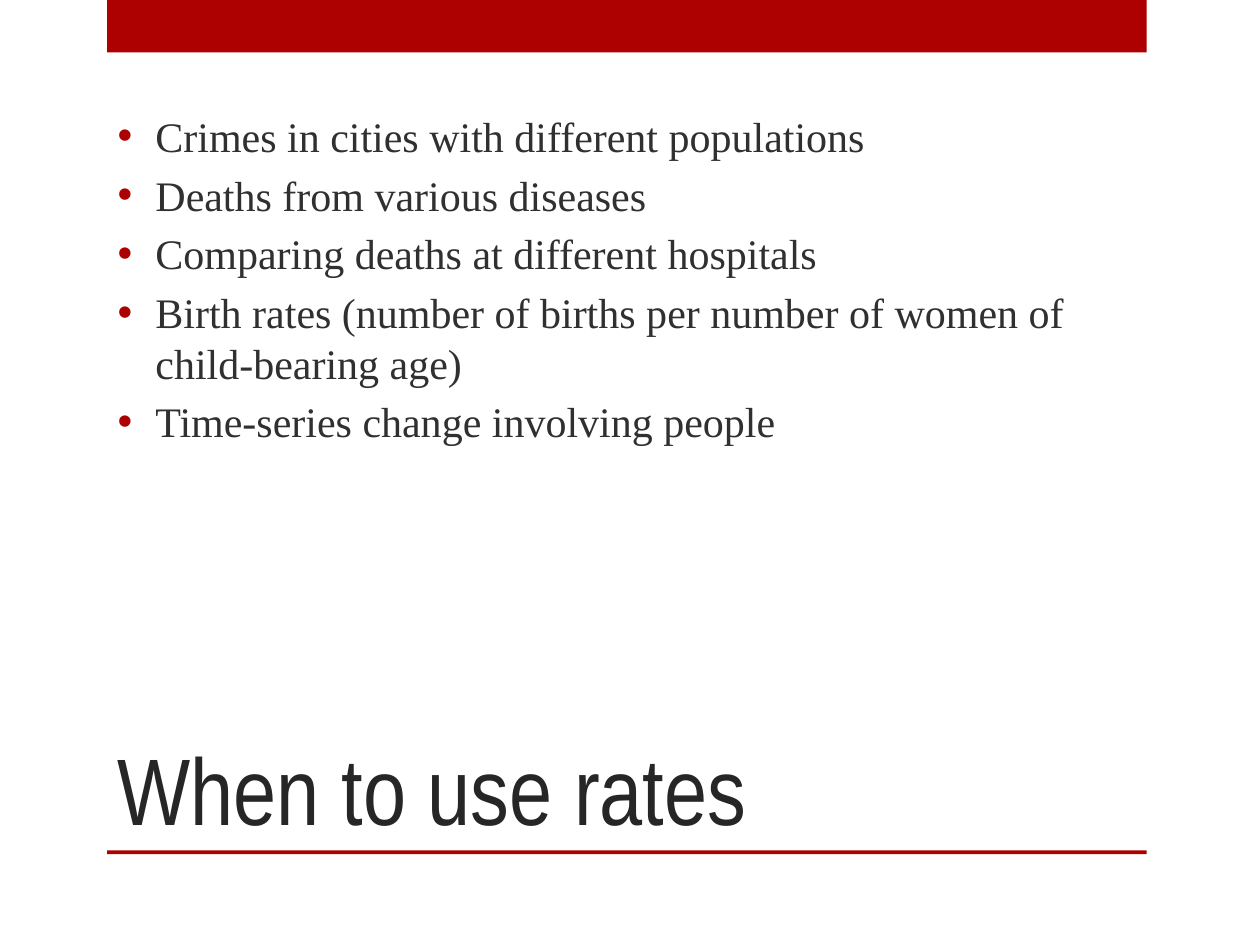
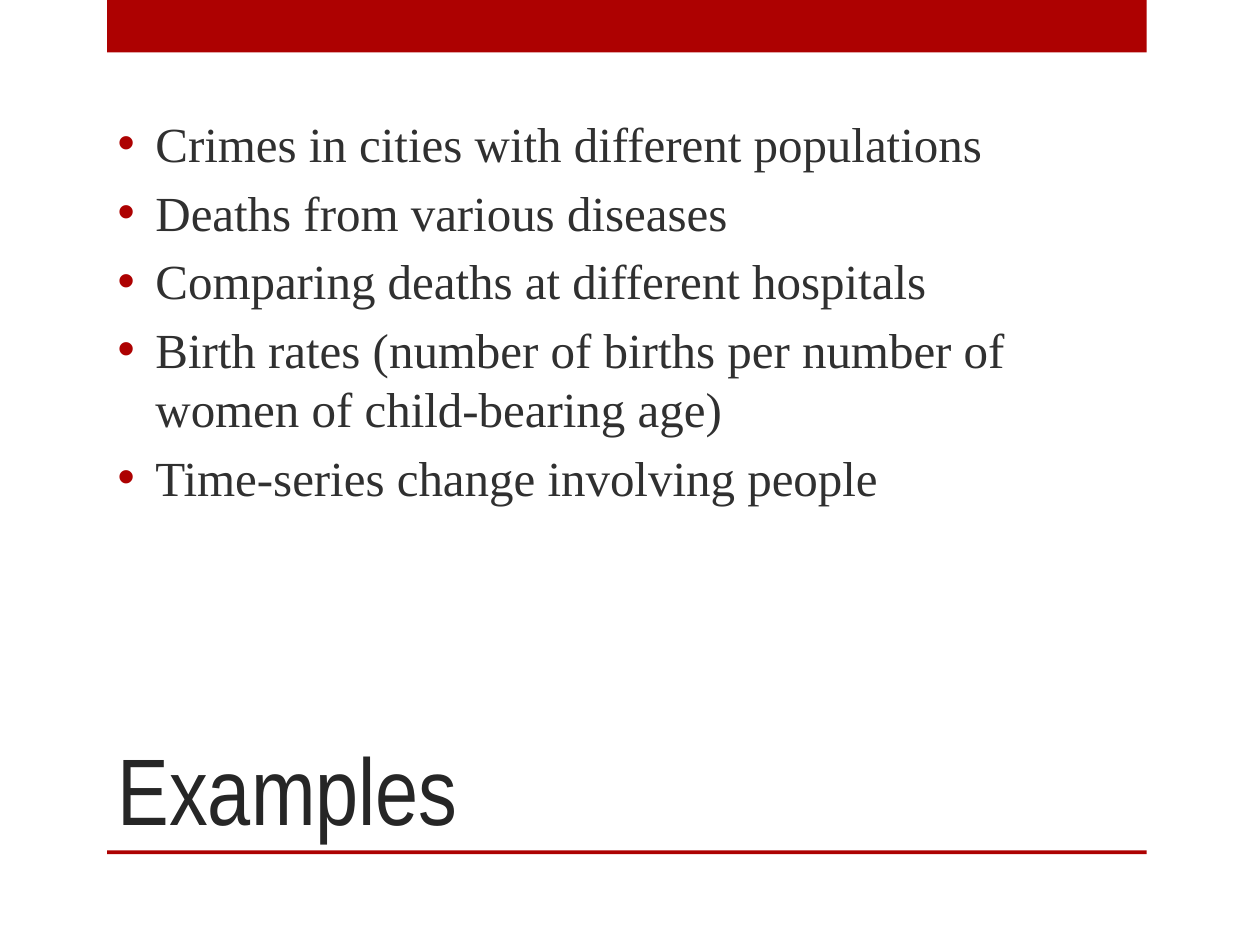
Before and after one commit to mjwebster/DataJ, a slide deck: slide 6 of Other/NumeracyStrib2015.pptx. Drawn at 1260x945 pixels with LibreOffice and Linux fonts; fonts in the diff are those of the drawing; background and template pictures are left out. Boxes give left, top, right and bottom in pixels: in the first picture for what was removed or moved away, otherwise in the second. Text is boxed around its words. In the diff, an @@ line names an element or a change of style, - is before the commit and + after.

```diff
--- a/Other/NumeracyStrib2015.pptx
+++ b/Other/NumeracyStrib2015.pptx
@@ text "Crimes in cities with different ..." at <box>155,127,1005,505</box>: size 24 to 28 pt @@
@@ title at <box>118,756,458,842</box>: text changed @@
-When to use rates
+Examples
```
Also in this commit, not shown: 37 other slides changed, 14 slides added, 8 slides removed, 6 other files.
